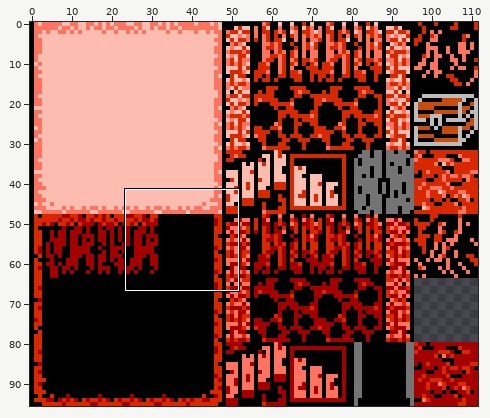
Two versions of one sprite sheet, images/maps/gurgu-volcano-upper-sheet.png. The first picture is a wide view before the edit; the outline marks the close-up.
Close-up. Old version:
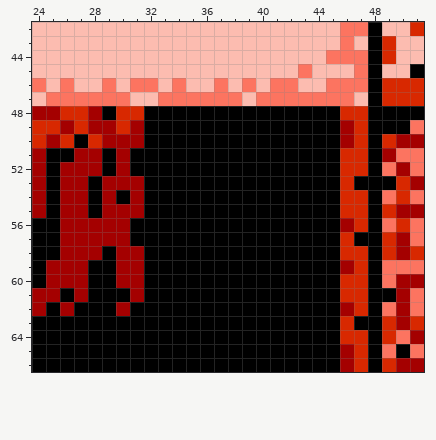
The file is 112x96 pixels. Shown: x 24..51, y 42..66.
And afterwards:
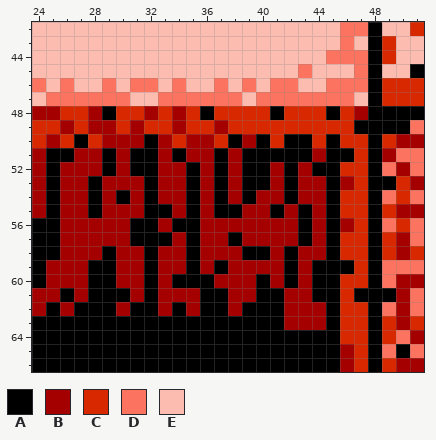
Palette (. is transparent): A #000000  B #a40000  C #d82800  D #fc7460  E #fcbcb0
Commit: - add sprite sheet for Sea Shrine - add fire orb to Gurgu Volcano sprite sheet
The exact change:
y 48: x 32..35 AAAA -> BCBC; x 37..40 AAAA -> CCCC; x 42..44 AAA -> CCC; x 47 C -> B
y 49: x 32..47 AAAAAAAAAAAAAABC -> CCBCCBCCCCCCCCCA
y 50: x 33..37 AAAAA -> BCBBC; x 39 A -> B; x 41 A -> C; x 44 A -> C; x 46 B -> C
y 51: x 33 A -> B; x 35..36 AA -> BB; x 38 A -> B; x 44 A -> B; x 46 C -> A
y 52: x 33..34 AA -> BB; x 36 A -> B; x 38 A -> B; x 41 A -> B; x 43 A -> B
y 53: x 33..34 AA -> BB; x 36 A -> B; x 38 A -> B; x 41 A -> B; x 43..44 AA -> BB; x 46..47 CA -> BC
y 54: x 33..34 AA -> BB; x 36 A -> B; x 38 A -> B; x 40..41 AA -> BB; x 43..44 AA -> BB
y 55: x 34 A -> B; x 36 A -> B; x 39..40 AA -> BB; x 42 A -> B; x 44 A -> B
y 56: x 33 A -> B; x 36..42 AAAAAAA -> BBBBBBB; x 44 A -> B
y 57: x 34 A -> B; x 36..37 AA -> BB; x 39..42 AAAA -> BBBB; x 44 A -> B; x 47 A -> C
y 58: x 33..34 AA -> BB; x 36..38 AAA -> BBB; x 41 A -> B; x 43..44 AA -> BB
y 59: x 33..34 AA -> BB; x 36 A -> B; x 38..41 AAAA -> BBBB; x 43 A -> B; x 46 B -> A
y 60: x 33 A -> B; x 37..39 AAA -> BBB; x 41 A -> B; x 43 A -> B
y 61: x 33..35 AAA -> BBB; x 38..39 AA -> BB; x 42..43 AA -> BB; x 47 C -> A
y 62: x 33 A -> B; x 35 A -> B; x 38 A -> B; x 42..44 AAA -> BBB; x 46 B -> C
y 63: x 42..44 AAA -> BBB; x 47 A -> C
Pixel boxes of the changes (left, top, right, bottom) in both close-ups:
changed: (144, 106, 368, 330)
